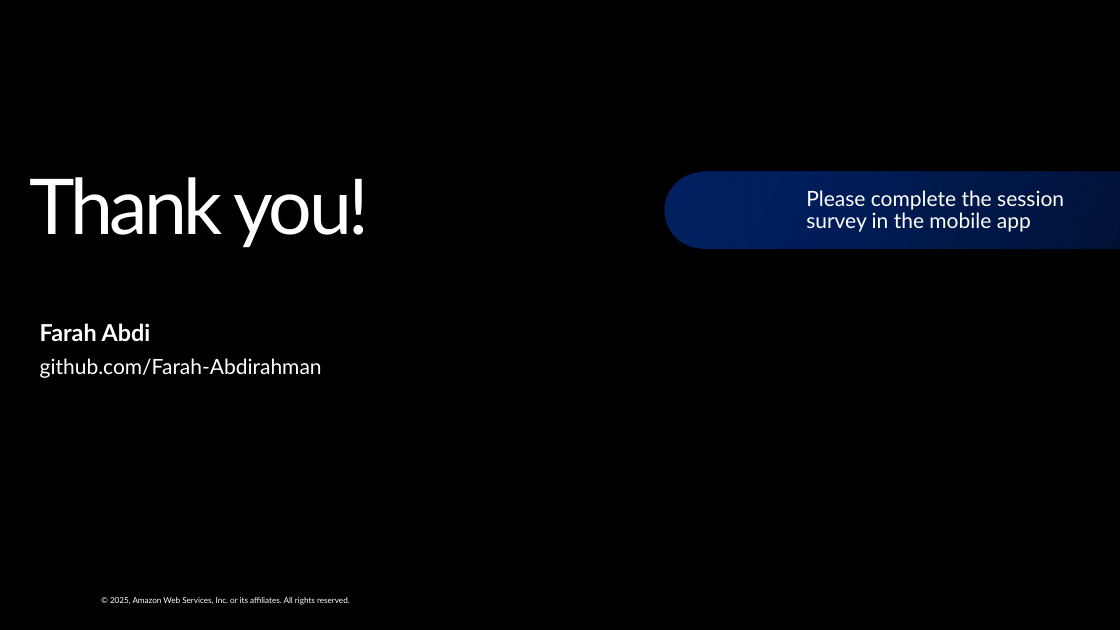
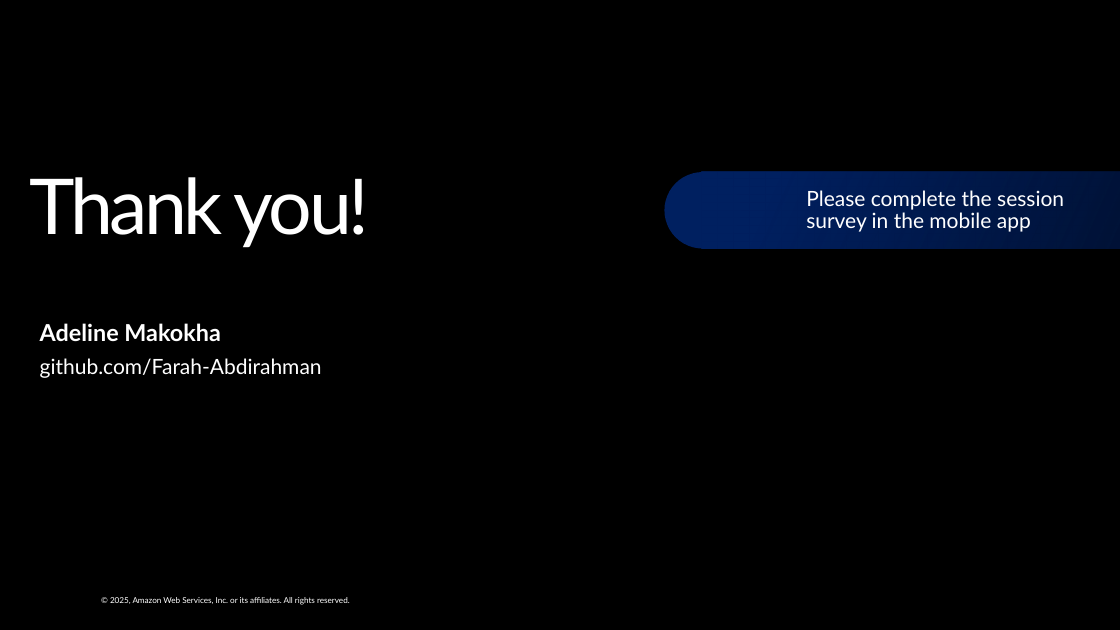
Before and after one commit to adeline-pepela/Net-Africa-2026, a slide deck: slide 23 of AgentCore-Evaluations-dotnet-talk.pptx. Drawn at 1120x630 pixels with LibreOffice and Linux fonts; fonts in the diff are those of the drawing; background and template pictures are left out. Boxes give left, top, right and bottom in pixels: in the first picture for what was removed or moved away, otherwise in the second. Text is boxed around its words. In the diff, an @@ line names an element or a change of style, - is before the commit and + after.

```diff
--- a/AgentCore-Evaluations-dotnet-talk.pptx
+++ b/AgentCore-Evaluations-dotnet-talk.pptx
@@ text at [40, 323, 220, 341]: text changed @@
-Farah Abdi
+Adeline Makokha
```
Also in this commit, not shown: 1 other slide changed.
